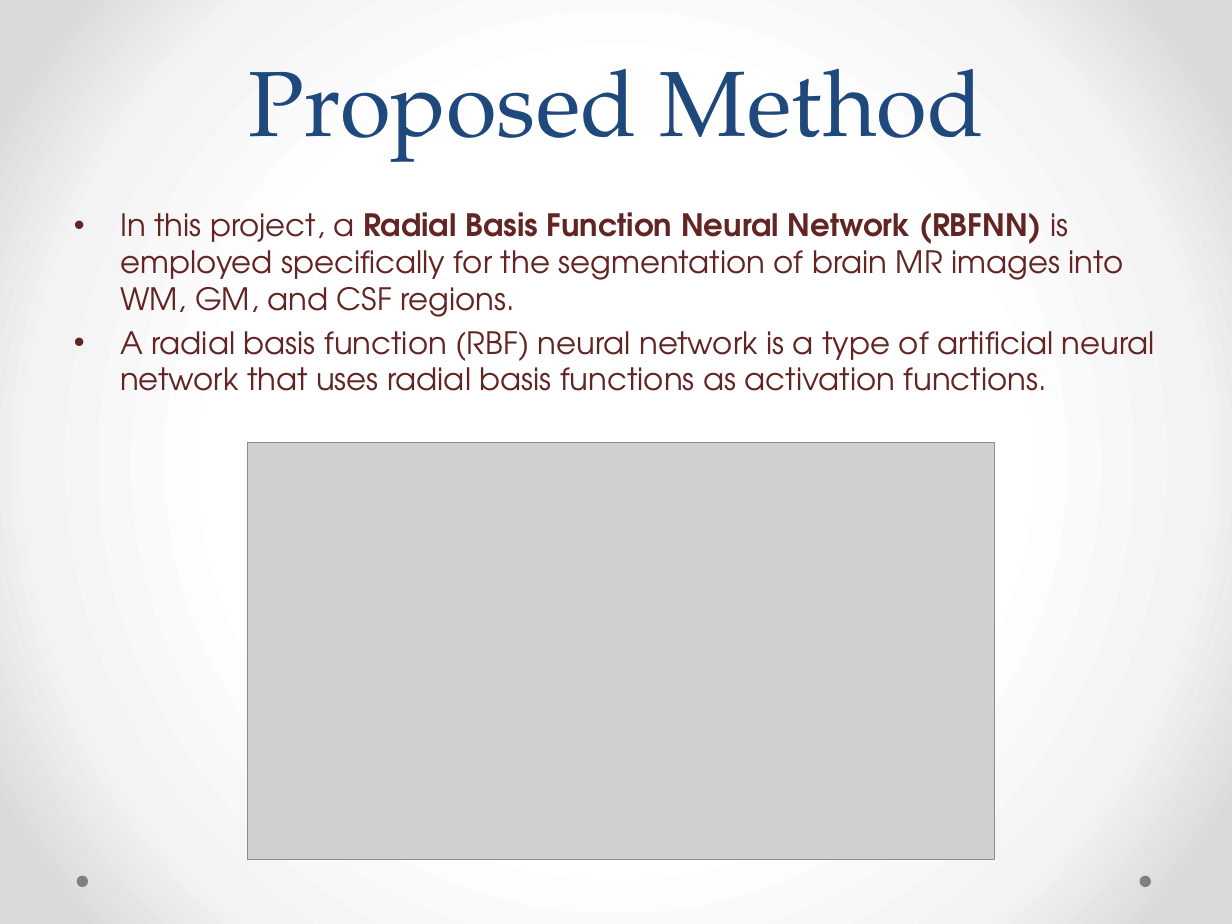
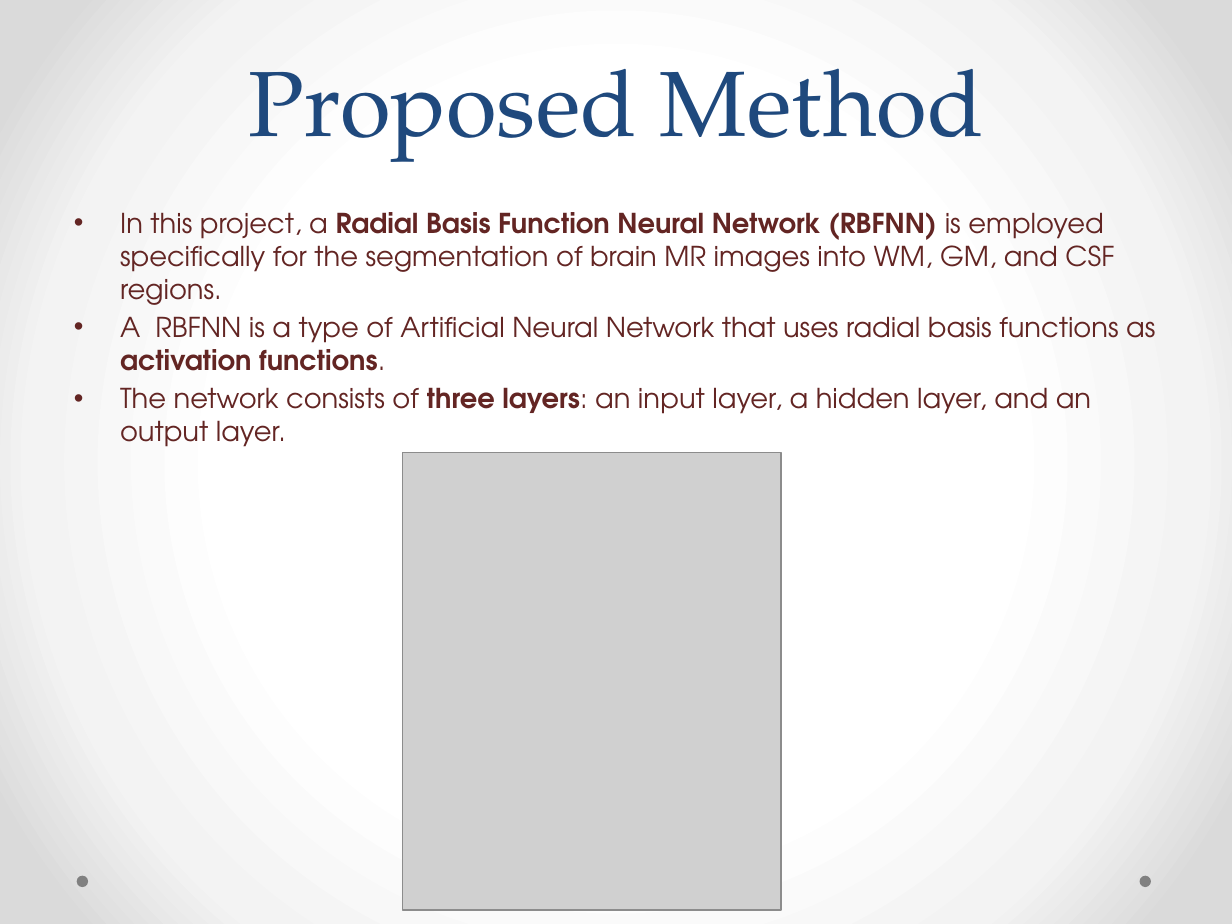
Before and after one commit to shrutipathak12321/Brain-Segmentation-using-RBFNN, a slide deck: slide 5 of Project_presentation.pptx. Drawn at 1232x924 pixels with LibreOffice and Linux fonts; fonts in the diff are those of the drawing; grey boxes stand for pictures. Boxes give left, top, right and bottom in pixels: in the first picture for what was removed or moved away, otherwise in the second. Text is boxed around its words. In the diff, an @@ line names an element or a change of style, - is before the commit and + after.

```diff
--- a/Project_presentation.pptx
+++ b/Project_presentation.pptx
@@ text at (120, 212, 1114, 305): size 18 to 16 pt in "In this project, a Radial Basis Function ..." @@
@@ text at (120, 316, 1155, 447): text changed; size 18 to 16 pt @@
-• A radial basis function (RBF) neural network is a type of artificial neural network that uses radial basis functions as activation functions.
+• A RBFNN is a type of Artificial Neural Network that uses radial basis functions as activation functions.
+• The network consists of three layers: an input layer, a hidden layer, and an output layer.
@@ picture removed at (248, 442, 994, 860) @@
@@ picture added at (403, 452, 781, 909) @@
```
Also in this commit, not shown: 9 other slides changed, 1 slide added, 1 slide removed, 2 other files.
